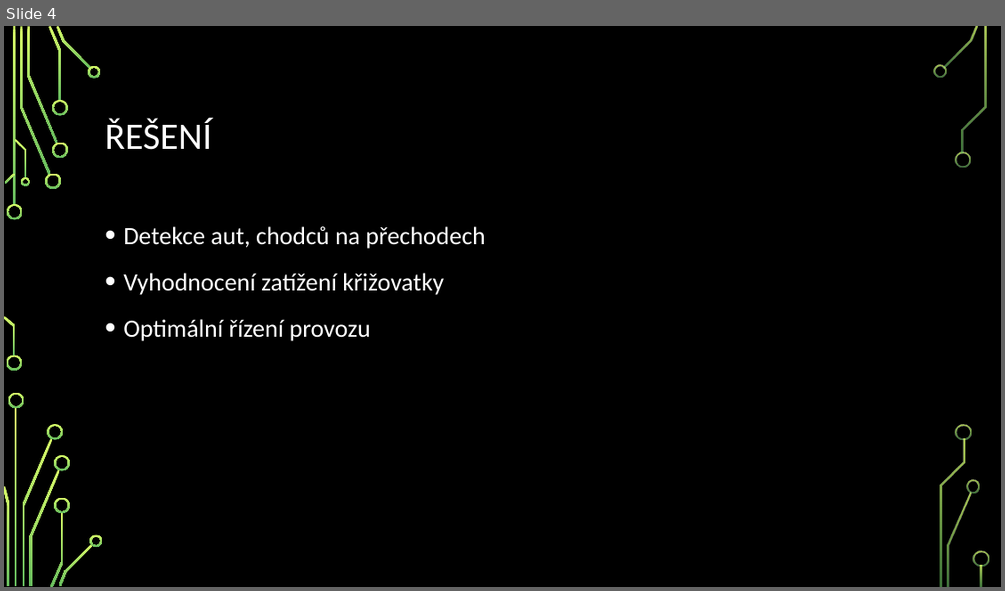
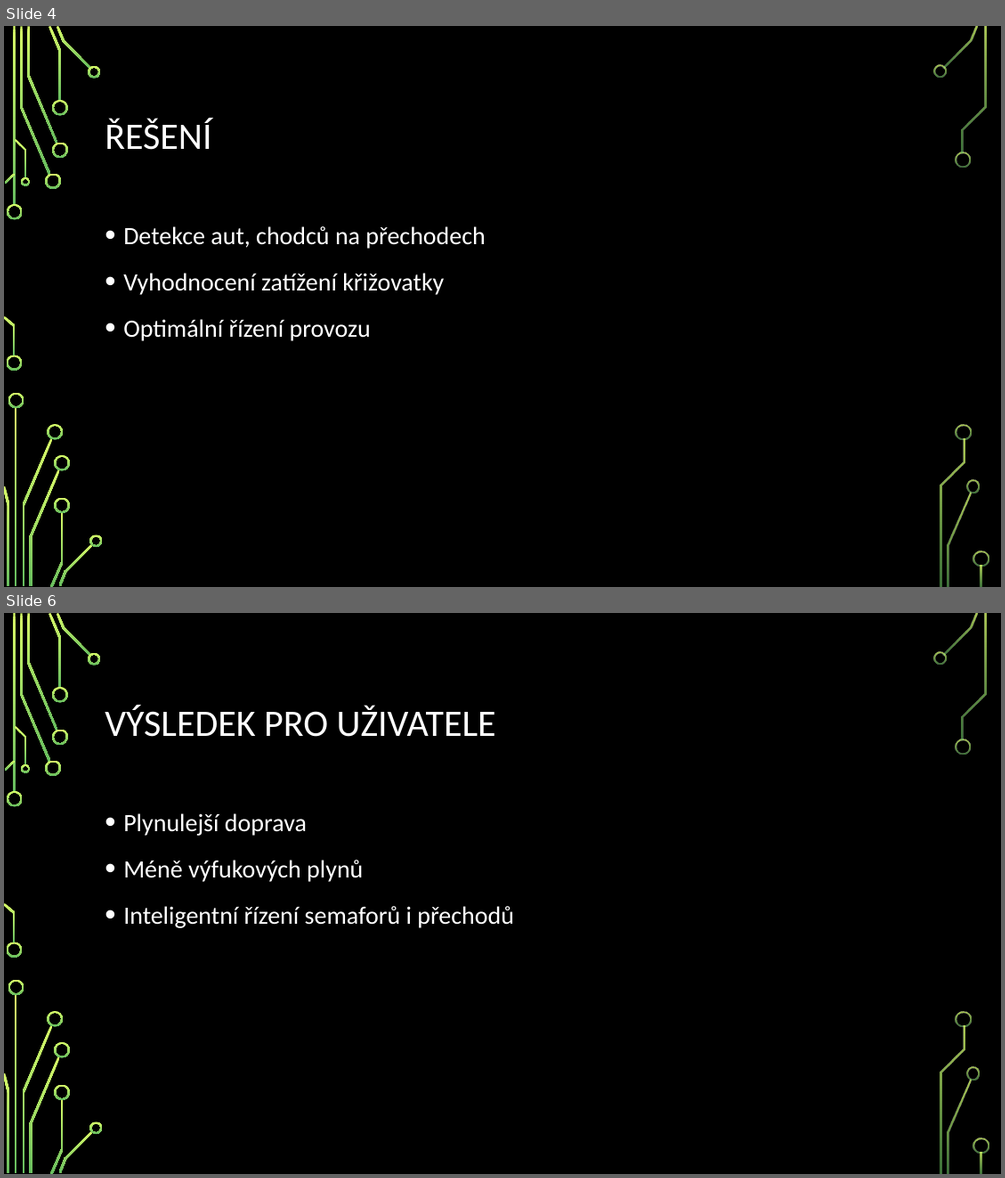
Before and after one commit to founek2/juniorhack2016, a slide deck: team-14/Inteligentní řízení semaforů.pptx. Shown one above the other, each under a label of ours: slide 4 before the commit, slides 4 and 6 after it; the slides between them are not shown. The pictures are 1005x591 and 1005x1178 pixels, drawn with LibreOffice and Linux fonts; fonts in the diff are those of the drawing; background and template pictures are left out. Boxes give left, top, right and bottom in pixels: in the first picture for what was removed or moved away, otherwise in the second. Text is boxed around its words. In the diff, an @@ line names an element or a change of style, - is before the commit and + after.

```diff
--- a/team-14/Inteligentní řízení semaforů.pptx
+++ b/team-14/Inteligentní řízení semaforů.pptx
@@ slide 6 added at [4, 613, 1001, 1174], background picture (left out); not listed: 36 template elements that a slide beside it also shows @@
@@ title added at [105, 705, 496, 737], 36 pt, text #FFFFFF @@
+VÝSLEDEK PRO UŽIVATELE
@@ text added at [123, 813, 514, 928], 24 pt, text #FFFFFF @@
+• Plynulejší doprava
+• Méně výfukových plynů
+• Inteligentní řízení semaforů i přechodů
```
Also in this commit, not shown: 2 slides changed, 1 other slide added, 1 slide removed.
